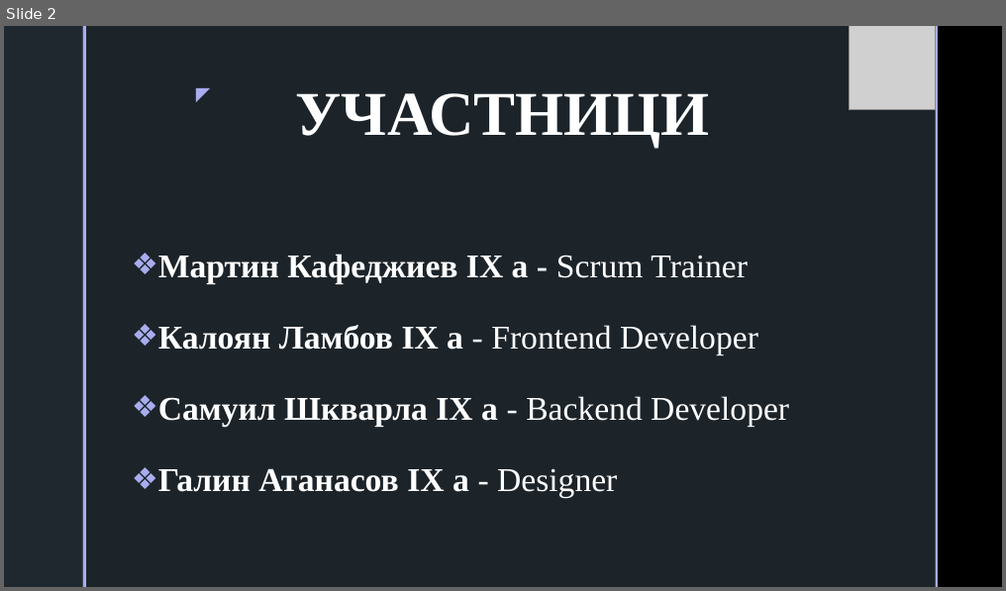
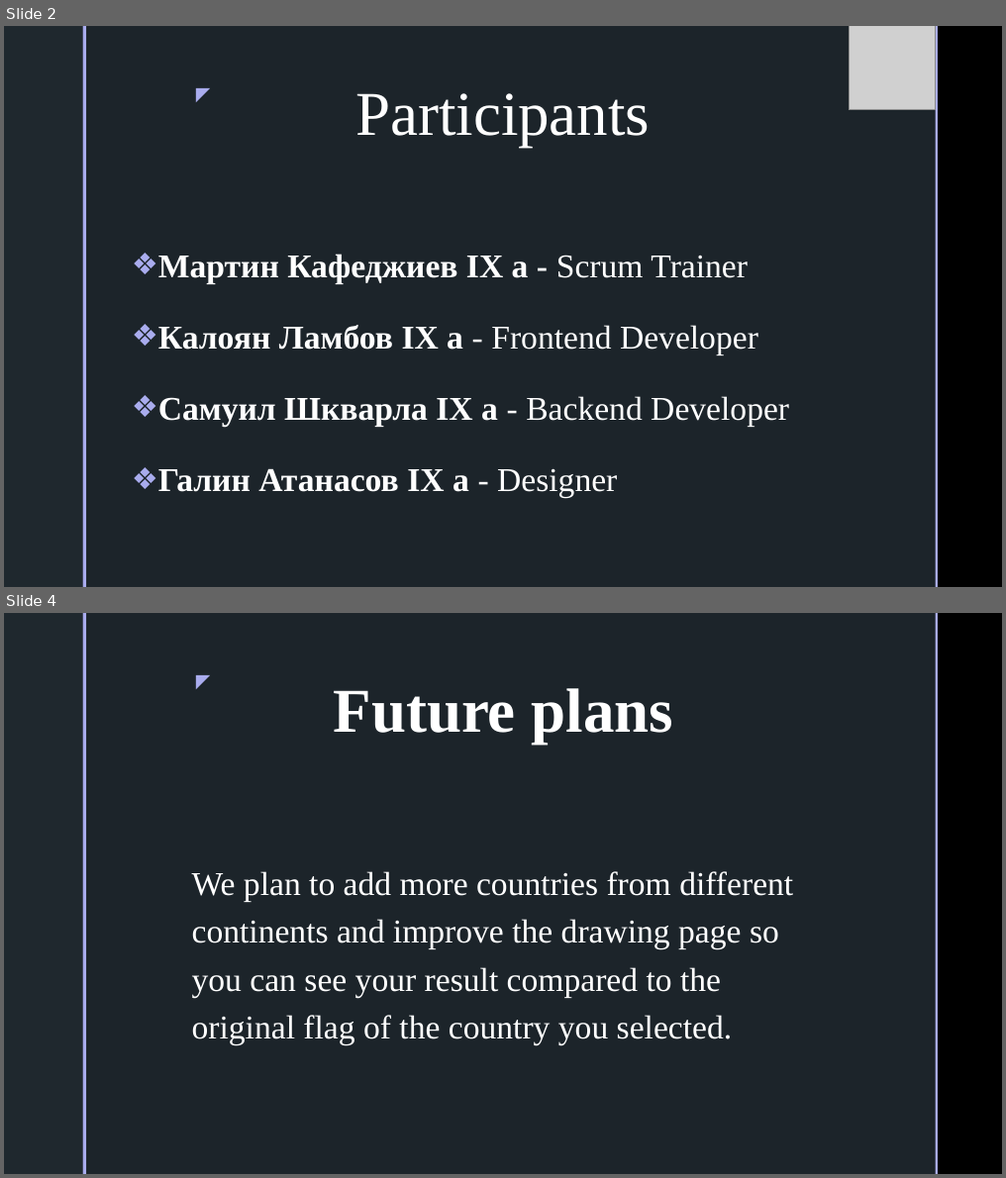
Before and after one commit to MIKafedzhiev20/Location-Finders, a slide deck: Presentation and Documentation/Location Finders Presentation.pptx. Shown one above the other, each under a label of ours: slide 2 before the commit, slides 2 and 4 after it; the slides between them are not shown. The pictures are 1006x591 and 1006x1178 pixels, drawn with LibreOffice and Linux fonts; fonts in the diff are those of the drawing; grey boxes stand for pictures; background and template pictures are left out. Boxes give left, top, right and bottom in pixels: in the first picture for what was removed or moved away, otherwise in the second. Text is boxed around its words. In the diff, an @@ line names an element or a change of style, - is before the commit and + after.

```diff
--- a/Presentation and Documentation/Location Finders Presentation.pptx
+++ b/Presentation and Documentation/Location Finders Presentation.pptx
@@ slide 4 added at <box>4,613,1002,1174</box>, background picture (left out); not listed: 5 template elements that a slide beside it also shows @@
@@ title added at <box>334,688,674,744</box>, 60 pt, text #FFFFFF, bold @@
+Future plans
@@ text added at <box>192,871,793,1046</box>, 32 pt, text #FFFFFF @@
+We plan to add more countries from different continents and improve the drawing page so you can see your result compared to the original flag of the country you selected.
@@ slide 2 changed as well @@
@@ title at <box>355,93,649,147</box>: text changed; bold off @@
-УЧАСТНИЦИ
+Participants
```
Also in this commit, not shown: 3 other slides added, 3 slides removed.
